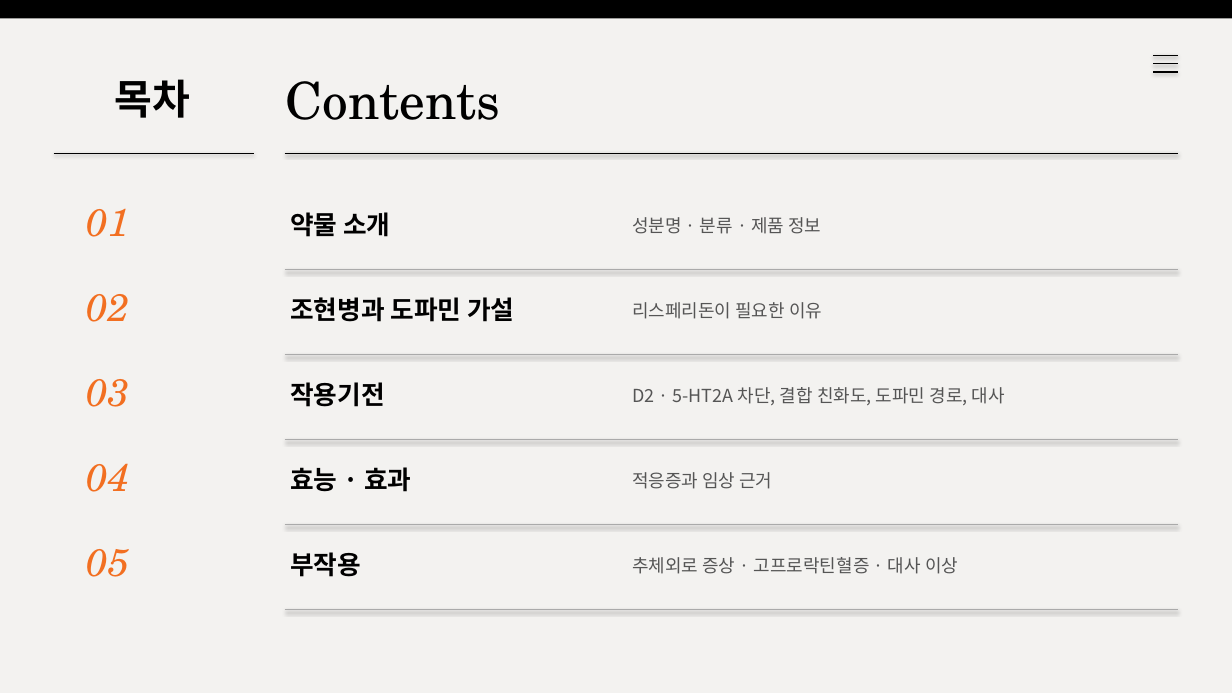
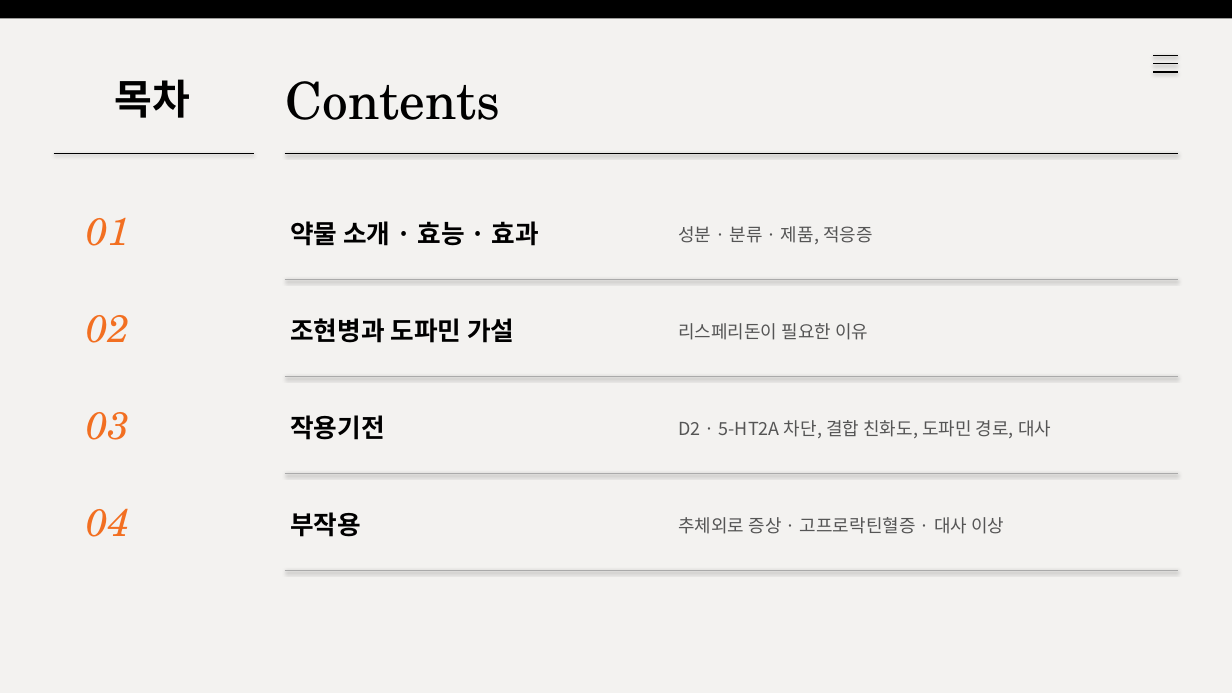
Before and after one commit to wlwl991123-prog/webtoon-app, a slide deck: slide 2 of risperidone.pptx. Drawn at 1232x693 pixels with LibreOffice and Linux fonts; fonts in the diff are those of the drawing. Boxes give left, top, right and bottom in pixels: in the first picture for what was removed or moved away, otherwise in the second. Text is boxed around its words. In the diff, an @@ line names an element or a change of style, - is before the commit and + after.

```diff
--- a/risperidone.pptx
+++ b/risperidone.pptx
@@ text "01": place and size @@
-text "01" at bbox=[87, 209, 130, 237]
+text "01" at bbox=[87, 218, 130, 246]
@@ text at bbox=[290, 221, 539, 246]: text changed @@
-약물 소개
+약물 소개 · 효능 · 효과
@@ text at bbox=[678, 226, 873, 244]: text changed @@
-성분명 · 분류 · 제품 정보
+성분 · 분류 · 제품, 적응증
@@ line moved from (285, 270) - (1178, 270) to (285, 279) - (1178, 279) @@
@@ text "02": place and size @@
-text "02" at bbox=[87, 294, 130, 322]
+text "02" at bbox=[87, 315, 130, 343]
@@ text "조현병과 도파민 가설": place and size @@
-text "조현병과 도파민 가설" at bbox=[290, 297, 514, 322]
+text "조현병과 도파민 가설" at bbox=[290, 318, 514, 343]
@@ text "리스페리돈이 필요한 이유": place and size @@
-text "리스페리돈이 필요한 이유" at bbox=[632, 302, 822, 319]
+text "리스페리돈이 필요한 이유" at bbox=[678, 323, 868, 340]
@@ line moved from (285, 355) - (1178, 355) to (285, 376) - (1178, 376) @@
@@ text "03": place and size @@
-text "03" at bbox=[87, 379, 130, 407]
+text "03" at bbox=[87, 412, 130, 440]
@@ text "작용기전": place and size @@
-text "작용기전" at bbox=[290, 382, 385, 407]
+text "작용기전" at bbox=[290, 415, 385, 440]
@@ text "D2 · 5-HT2A 차단, 결합 ...": place and size @@
-text "D2 · 5-HT2A 차단, 결합 ..." at bbox=[632, 387, 1005, 405]
+text "D2 · 5-HT2A 차단, 결합 ..." at bbox=[678, 420, 1051, 438]
@@ line moved from (285, 440) - (1178, 440) to (285, 473) - (1178, 473) @@
@@ text removed at bbox=[290, 467, 411, 492] @@
-효능 · 효과
@@ text removed at bbox=[632, 472, 772, 489] @@
-적응증과 임상 근거
@@ text "04": place and size @@
-text "04" at bbox=[87, 463, 130, 492]
+text "04" at bbox=[87, 508, 130, 537]
@@ text "부작용": place and size @@
-text "부작용" at bbox=[290, 552, 361, 577]
+text "부작용" at bbox=[290, 512, 361, 537]
@@ text "추체외로 증상 · 고프로락틴혈증 · ...": place and size @@
-text "추체외로 증상 · 고프로락틴혈증 · ..." at bbox=[632, 557, 958, 574]
+text "추체외로 증상 · 고프로락틴혈증 · ..." at bbox=[678, 517, 1004, 534]
@@ text removed at bbox=[87, 549, 130, 577] @@
-05
@@ line moved from (285, 525) - (1178, 525) to (285, 570) - (1178, 570) @@
@@ line removed from (285, 610) to (1178, 610) @@
```
Also in this commit, not shown: 2 other slides changed, 1 slide removed.
